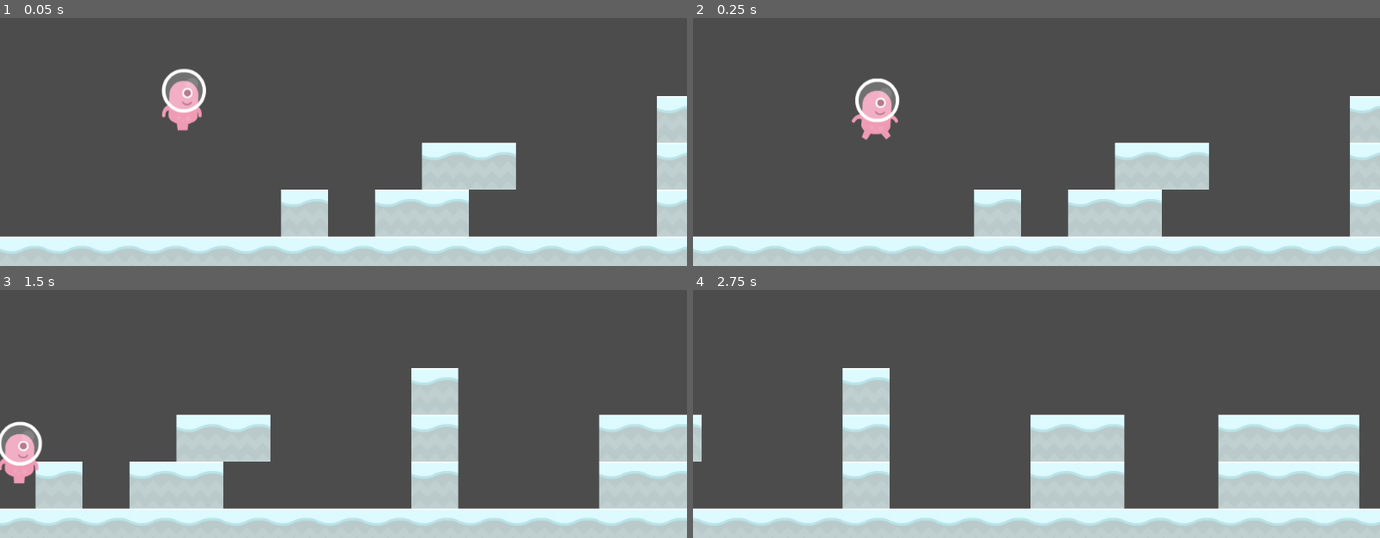
Above: before the commit, frames 1-4 (two rows, left to right).
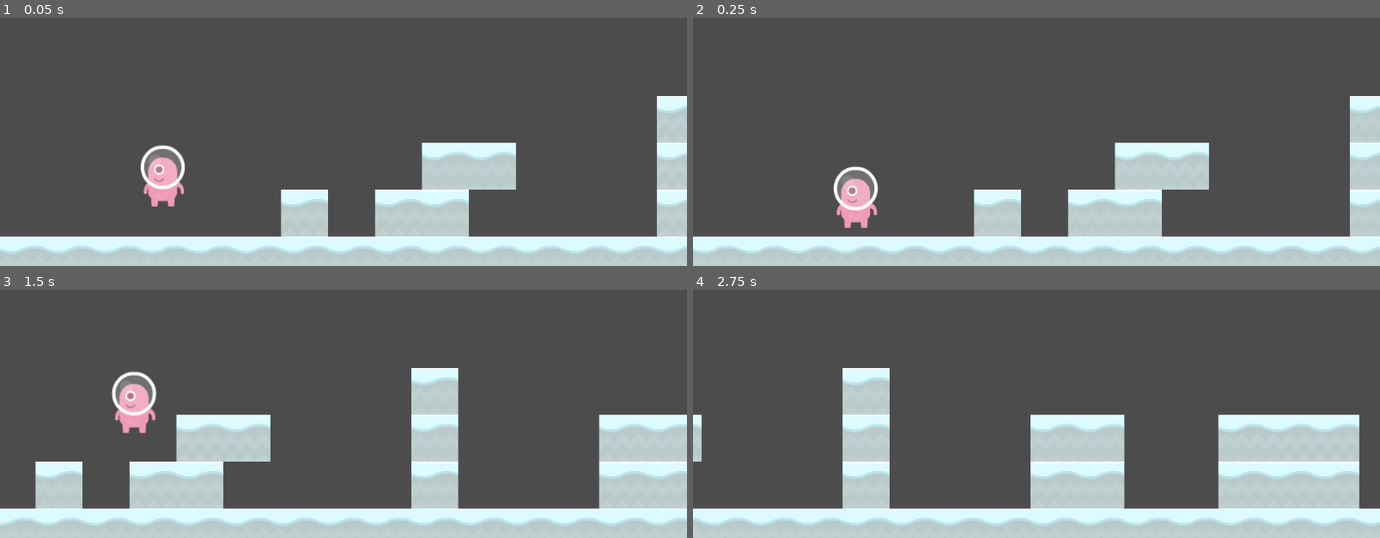
Above: after the commit, the same moments.

Repository: AngelOnFira/uottawa-game-jam
Game: Godot game, scene res://Scenes/GameScene.tscn
Two runs of this game, one before a commit and one after it. Both use one fixed random seed, a clock stepped at 60 frames per second and the inputs below.
Inputs:
- Up to frame 1 (0.05 s): no input
- Up to frame 2 (0.25 s): no input
- Up to frame 3 (1.5 s): hold Up (ui_up) 0.53-1.28 s; hold Right (ui_right) from 0.53 s (still down); tap Up (ui_up) at 1.35 s
- Up to frame 4 (2.75 s): tap Up (ui_up) at 1.52, 1.82 s; release Right (ui_right) at 2.03 s; hold Left (ui_left) from 2.03 s (still down); hold Up (ui_up) from 2.03 s (still down)

The runs differ from the first frame. In frame 1, 2.5% of the frame differs, in the area x 20-30%, y 20-77%; in frame 2, 2.5%, in the area x 20-31%, y 24-85%; in frame 3, 2.5%; in frame 4, nothing differs.

Commit message:
refined physics and animation

Diff:
--- /dev/null
+++ b/game-jam/Scenes/CollisionShape2D.gd
@@ -0,0 +1,17 @@
+extends CollisionShape2D
+
+# class member variables go here, for example:
+# var a = 2
+# var b = "textvar"
+
+func _ready():
+	# Called every time the node is added to the scene.
+	# Initialization here
+	pass
+
+#func _process(delta):
+
+#	if(Input.is_action_pressed("ui_down")):
+#	# Called every frame. Delta is time since last frame.
+#	# Update game logic here.
+#	pass
--- a/game-jam/Scenes/GameScene.tscn
+++ b/game-jam/Scenes/GameScene.tscn
@@ -1,19 +1,8 @@
-[gd_scene load_steps=17 format=2]
+[gd_scene load_steps=9 format=2]
 
 [ext_resource path="res://Scenes/Map.tscn" type="PackedScene" id=1]
 [ext_resource path="res://Scripts/KinematicBody2D.gd" type="Script" id=2]
-[ext_resource path="res://Assets/CharacterSprites/p3_walk01.png" type="Texture" id=3]
-[ext_resource path="res://Assets/CharacterSprites/p3_walk02.png" type="Texture" id=4]
-[ext_resource path="res://Assets/CharacterSprites/p3_walk03.png" type="Texture" id=5]
-[ext_resource path="res://Assets/CharacterSprites/p3_walk04.png" type="Texture" id=6]
-[ext_resource path="res://Assets/CharacterSprites/p3_walk05.png" type="Texture" id=7]
-[ext_resource path="res://Assets/CharacterSprites/p3_walk06.png" type="Texture" id=8]
-[ext_resource path="res://Assets/CharacterSprites/p3_walk07.png" type="Texture" id=9]
-[ext_resource path="res://Assets/CharacterSprites/p3_walk08.png" type="Texture" id=10]
-[ext_resource path="res://Assets/CharacterSprites/p3_walk09.png" type="Texture" id=11]
-[ext_resource path="res://Assets/CharacterSprites/p3_walk10.png" type="Texture" id=12]
-[ext_resource path="res://Assets/CharacterSprites/p3_walk11.png" type="Texture" id=13]
-[ext_resource path="res://Scripts/AnimatedSprite.gd" type="Script" id=14]
+[ext_resource path="res://Assets/CharacterSprites/p3_spritesheet.png" type="Texture" id=3]
 
 [sub_resource type="CapsuleShape2D" id=1]
 
@@ -21,16 +10,105 @@
 radius = 25.0
 height = 38.0
 
-[sub_resource type="SpriteFrames" id=2]
+[sub_resource type="Animation" id=2]
 
-animations = [ {
-"frames": [ ExtResource( 3 ), ExtResource( 4 ), ExtResource( 5 ), ExtResource( 6 ), ExtResource( 7 ), ExtResource( 8 ), ExtResource( 9 ), ExtResource( 10 ), ExtResource( 11 ), ExtResource( 12 ), ExtResource( 13 ) ],
-"loop": true,
-"name": "default",
-"speed": 5.0
-} ]
+resource_name = "crouching"
+length = 1.0
+loop = false
+step = 0.1
+tracks/0/type = "value"
+tracks/0/path = NodePath("sprite:frame")
+tracks/0/interp = 1
+tracks/0/loop_wrap = true
+tracks/0/imported = false
+tracks/0/enabled = true
+tracks/0/keys = {
+"times": PoolRealArray( 0 ),
+"transitions": PoolRealArray( 1 ),
+"update": 1,
+"values": [ 12 ]
+}
+tracks/1/type = "value"
+tracks/1/path = NodePath("sprite:offset")
+tracks/1/interp = 1
+tracks/1/loop_wrap = true
+tracks/1/imported = false
+tracks/1/enabled = true
+tracks/1/keys = {
+"times": PoolRealArray( 0 ),
+"transitions": PoolRealArray( 1 ),
+"update": 0,
+"values": [ Vector2( 0, 20 ) ]
+}
 
-[node name="GameScene" type="Node2D"]
+[sub_resource type="Animation" id=3]
+
+resource_name = "idle"
+length = 1.0
+loop = false
+step = 0.1
+tracks/0/type = "value"
+tracks/0/path = NodePath("sprite:frame")
+tracks/0/interp = 1
+tracks/0/loop_wrap = true
+tracks/0/imported = false
+tracks/0/enabled = true
+tracks/0/keys = {
+"times": PoolRealArray( 0 ),
+"transitions": PoolRealArray( 1 ),
+"update": 1,
+"values": [ 4 ]
+}
+
+[sub_resource type="Animation" id=4]
+
+length = 1.0
+loop = false
+step = 0.1
+tracks/0/type = "value"
+tracks/0/path = NodePath("sprite:frame")
+tracks/0/interp = 1
+tracks/0/loop_wrap = true
+tracks/0/imported = false
+tracks/0/enabled = true
+tracks/0/keys = {
+"times": PoolRealArray( 0, 0.2 ),
+"transitions": PoolRealArray( 1, 1 ),
+"update": 1,
+"values": [ 12, 13 ]
+}
+tracks/1/type = "value"
+tracks/1/path = NodePath("sprite:offset")
+tracks/1/interp = 1
+tracks/1/loop_wrap = true
+tracks/1/imported = false
+tracks/1/enabled = true
+tracks/1/keys = {
+"times": PoolRealArray( 0, 0.2, 1 ),
+"transitions": PoolRealArray( 1, 1, 1 ),
+"update": 1,
+"values": [ Vector2( 0, 20 ), Vector2( 0, 0 ), Vector2( 0, 0 ) ]
+}
+
+[sub_resource type="Animation" id=5]
+
+length = 1.1
+loop = true
+step = 0.1
+tracks/0/type = "value"
+tracks/0/path = NodePath("sprite:frame")
+tracks/0/interp = 1
+tracks/0/loop_wrap = true
+tracks/0/imported = false
+tracks/0/enabled = true
+tracks/0/keys = {
+"times": PoolRealArray( 0, 0.1, 0.2, 0.3, 0.4, 0.5, 0.6, 0.7, 0.8, 0.9, 1, 1.1 ),
+"transitions": PoolRealArray( 1, 1, 1, 1, 1, 1, 1, 1, 1, 1, 1, 1 ),
+"update": 1,
+"values": [ 0, 1, 2, 7, 8, 9, 11, 9, 8, 7, 2, 1 ]
+}
+
+[node name="GameScene" type="Node2D" index="0"]
 
 [node name="Map" parent="." index="0" instance=ExtResource( 1 )]
 
@@ -58,7 +136,7 @@
 
 [node name="KinematicBody2D" type="KinematicBody2D" parent="." index="2"]
 
-position = Vector2( 273.984, 356.179 )
+position = Vector2( 246.586, 465.773 )
 input_pickable = false
 collision_layer = 1
 collision_mask = 1
@@ -70,9 +148,24 @@
 shape = SubResource( 1 )
 _sections_unfolded = [ "Transform" ]
 
-[node name="AnimatedSprite" type="AnimatedSprite" parent="KinematicBody2D" index="1"]
+[node name="sprite" type="Sprite" parent="KinematicBody2D" index="1"]
 
-frames = SubResource( 2 )
-animation = "default"
-script = ExtResource( 14 )
-_sections_unfolded = [ "Transform" ]
+scale = Vector2( -1, 1 )
+texture = ExtResource( 3 )
+vframes = 3
+hframes = 7
+frame = 5
+_sections_unfolded = [ "Region", "Transform" ]
+
+[node name="Anim" type="AnimationPlayer" parent="KinematicBody2D" index="2"]
+
+root_node = NodePath("..")
+autoplay = ""
+playback_process_mode = 1
+playback_default_blend_time = 0.0
+playback_speed = 1.0
+anims/crouching = SubResource( 2 )
+anims/idle = SubResource( 3 )
+anims/jumping = SubResource( 4 )
+anims/walking = SubResource( 5 )
+blend_times = [  ]
--- a/game-jam/Scripts/AnimatedSprite.gd
+++ b/game-jam/Scripts/AnimatedSprite.gd
@@ -3,11 +3,12 @@
 
 func _ready():
 	set_process(true)
+	set_frame(0)
 
 func _process(delta):
 	timeElapsed += delta
 
-	if(timeElapsed > 0.1):
+	while(timeElapsed > 0.1 and Input.is_action_pressed("ui_right")):
 		if(get_frame() == self.get_sprite_frames().get_frame_count("AnimatedSprite") - 1):
 			set_frame(0)
 		else:
--- a/game-jam/Scripts/KinematicBody2D.gd
+++ b/game-jam/Scripts/KinematicBody2D.gd
@@ -3,16 +3,16 @@
 # This demo shows how to build a kinematic controller.
 
 # Member variables
-const GRAVITY = 500.0 # pixels/second/second
+const GRAVITY = 1000.0 # pixels/second/second
 
 # Angle in degrees towards either side that the player can consider "floor"
 const FLOOR_ANGLE_TOLERANCE = 40
-const WALK_FORCE = 600
+const WALK_FORCE = 800
 const WALK_MIN_SPEED = 20
-const WALK_MAX_SPEED = 350
-const STOP_FORCE = 1300
-const JUMP_SPEED = 370
-const JUMP_MAX_AIRBORNE_TIME = 0.4
+const WALK_MAX_SPEED = 500
+const STOP_FORCE = 800
+const JUMP_SPEED = 600
+const JUMP_MAX_AIRBORNE_TIME = 0.18
 
 const SLIDE_STOP_VELOCITY = 1.0 # one pixel/second
 const SLIDE_STOP_MIN_TRAVEL = 1.0 # one pixel
@@ -20,9 +20,11 @@
 var velocity = Vector2()
 var on_air_time = 100
 var jumping = false
+var Anim = ""
 
 var prev_jump_pressed = false
 
+onready var sprite = $sprite
 
 func _physics_process(delta):
 	# Create forces
@@ -30,7 +32,7 @@
 
 	var walk_left = Input.is_action_pressed("ui_left")
 	var walk_right = Input.is_action_pressed("ui_right")
-	var jump = Input.is_action_pressed("ui_up")
+	var jump = Input.is_action_just_pressed("ui_up")
 
 	var stop = true
 
@@ -42,6 +44,7 @@
 		if velocity.x >= -WALK_MIN_SPEED and velocity.x < WALK_MAX_SPEED:
 			force.x += WALK_FORCE
 			stop = false
+
 
 	if stop:
 		var vsign = sign(velocity.x)
@@ -73,3 +76,30 @@
 
 	on_air_time += delta
 	prev_jump_pressed = jump
+
+	### Animation ###
+
+	var new_anim = "idle"
+
+	if is_on_floor():
+		if velocity.x < WALK_MIN_SPEED and velocity.x > -WALK_MIN_SPEED:
+			new_anim = "idle"
+		if velocity.x < -WALK_MIN_SPEED:
+			sprite.scale.x = -1
+			new_anim = "walking"
+		if velocity.x > WALK_MIN_SPEED:
+			sprite.scale.x = 1
+			new_anim = "walking"
+	else:
+		if Input.is_action_pressed("ui_left") and not Input.is_action_pressed("ui_right"):
+			sprite.scale.x = -1
+		if Input.is_action_pressed("ui_left") and not Input.is_action_pressed("ui_right"):
+			sprite.scale.x = 1
+
+	if velocity.y < 0:
+		new_anim = "jumping"
+	#else new_anim = "falling"
+
+	if new_anim != Anim:
+		Anim = new_anim
+		$Anim.play(Anim)
Binary file added: game-jam/Assets/CharacterSprites/27658418_1775461946094625_1924946459_n.png
Binary file added: game-jam/Assets/CharacterSprites/p3_spritesheet.png
